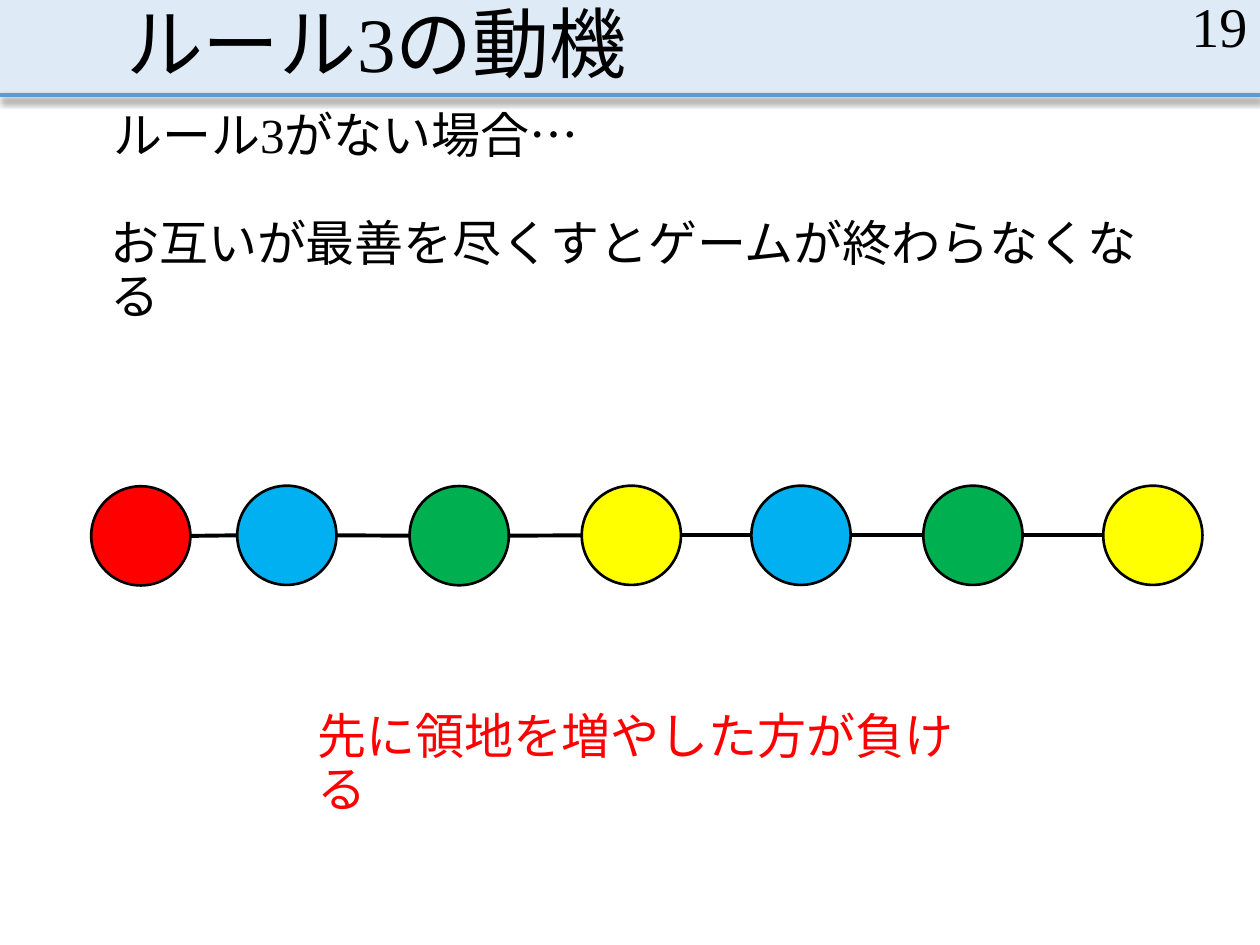
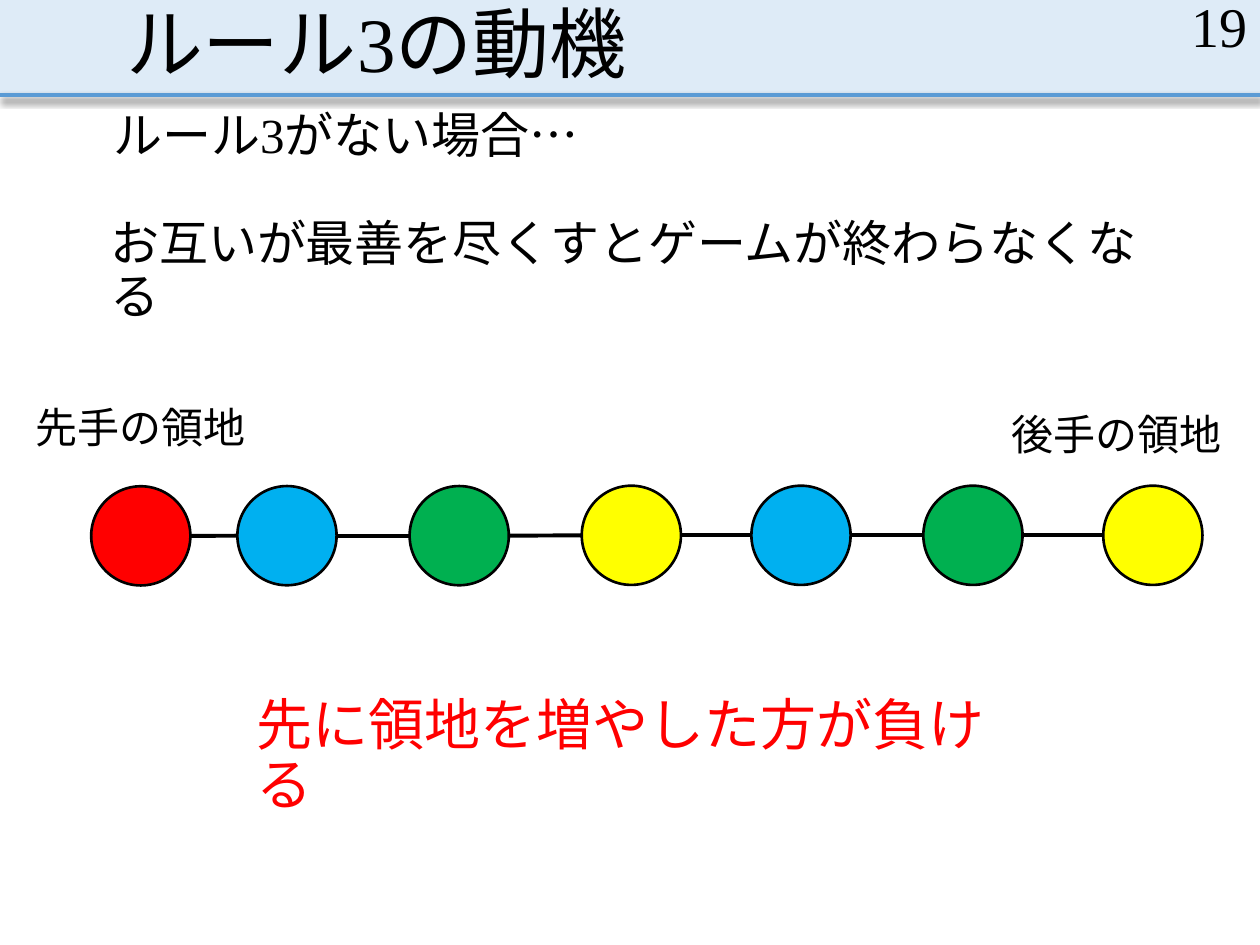
Before and after one commit to MasayaOda/SR, a slide deck: slide 19 of 中間発表1210.pptx. Drawn at 1260x945 pixels with LibreOffice and Linux fonts; fonts in the diff are those of the drawing. Boxes give left, top, right and bottom in pixels: in the first picture for what was removed or moved away, otherwise in the second. Text is boxed around its words. In the diff, an @@ line names an element or a change of style, - is before the commit and + after.

```diff
--- a/中間発表1210.pptx
+++ b/中間発表1210.pptx
@@ text added at (35, 407, 245, 447), 24 pt, text #000000 @@
+先手の領地
@@ text added at (1012, 414, 1222, 454), 24 pt, text #000000 @@
+後手の領地
@@ text "先に領地を増やした方が負ける": place and size @@
-text "先に領地を増やした方が負ける" at (317, 712, 953, 809)
+text "先に領地を増やした方が負ける" at (256, 697, 984, 808)
@@ text "先に領地を増やした方が負ける" at (256, 697, 984, 808): size 28 to 32 pt @@
```
Also in this commit, not shown: 7 other slides changed, 3 slides added.
